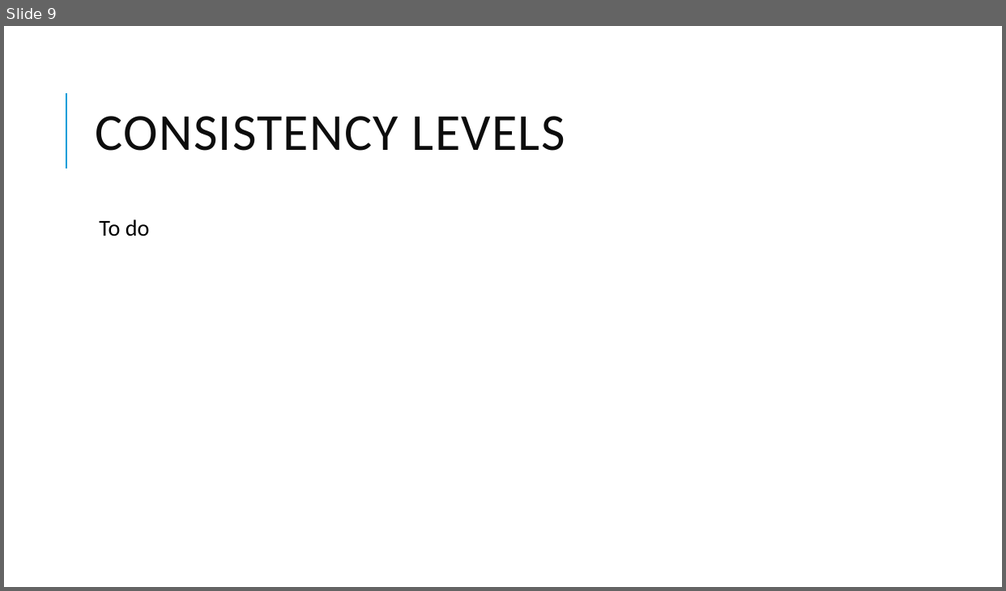
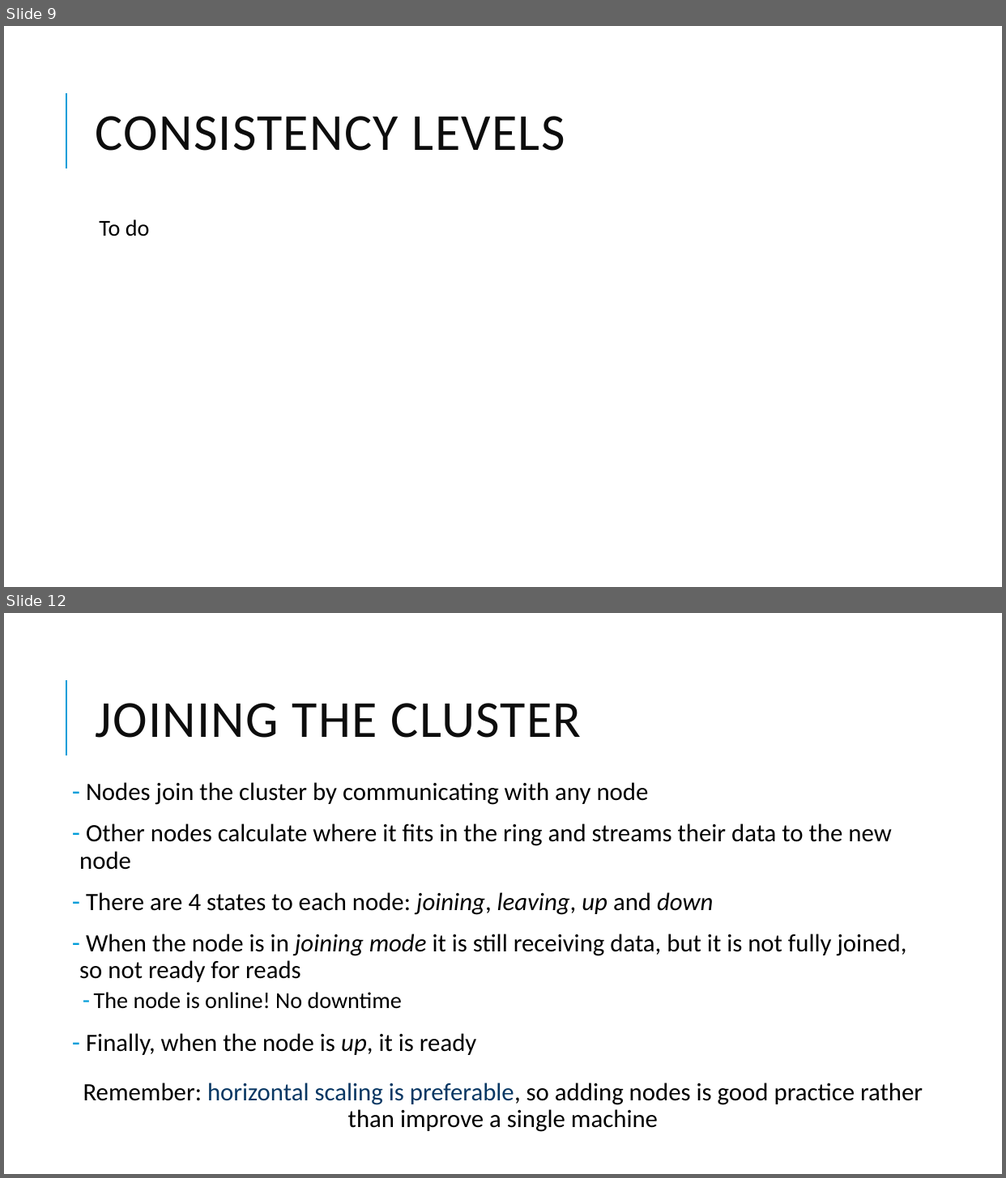
Before and after one commit to DebbyX3/cassandra-project, a slide deck: Cassandra project.pptx. Shown one above the other, each under a label of ours: slide 9 before the commit, slides 9 and 12 after it; the slides between them are not shown. The pictures are 1006x591 and 1006x1178 pixels, drawn with LibreOffice and Linux fonts; fonts in the diff are those of the drawing. Boxes give left, top, right and bottom in pixels: in the first picture for what was removed or moved away, otherwise in the second. Text is boxed around its words. In the diff, an @@ line names an element or a change of style, - is before the commit and + after.

```diff
--- a/Cassandra project.pptx
+++ b/Cassandra project.pptx
@@ slide 12 added at [4,613,1002,1174], background #FFFFFF; not listed: 1 template element that a slide beside it also shows @@
@@ title added at [96,703,582,738], 50 pt, text #0D0D0D @@
+JOINING THE CLUSTER
@@ text added at [79,782,923,1132], 24 pt, text #000000 @@
+– Nodes join the cluster by communicating with any node
+– Other nodes calculate where it fits in the ring and streams their data to the new node
+– There are 4 states to each node: joining, leaving, up and down
+– When the node is in joining mode it is still receiving data, but it is not fully joined, so not ready for reads
+  – The node is online! No downtime
+– Finally, when the node is up, it is ready
+Remember: horizontal scaling is preferable, so adding nodes is good practice rather than improve a single machine
```
Also in this commit, not shown: 2 slides changed, 2 other slides added, 1 slide removed.
